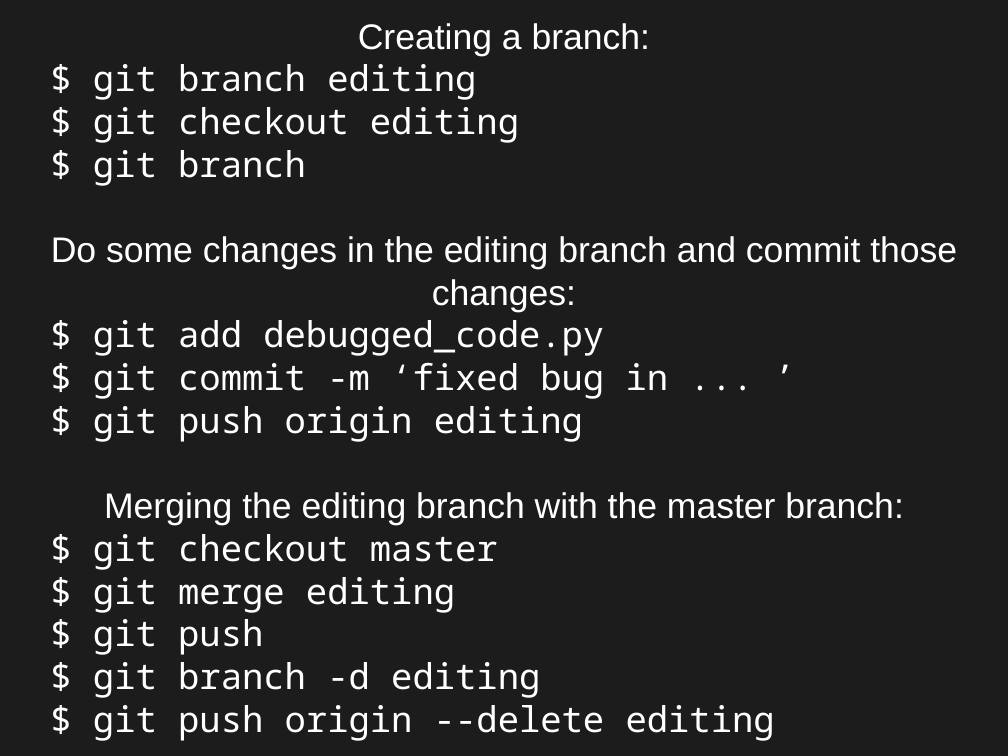
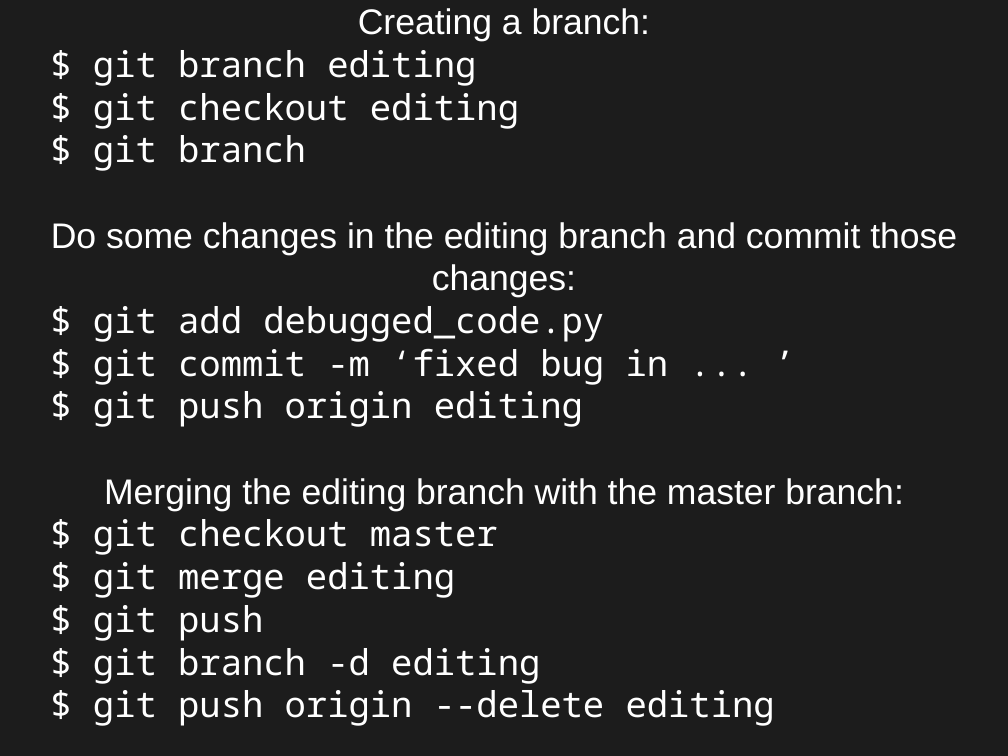
Before and after one commit to jngaravitoc/github_hands_on, a slide deck: slide 19 of git.odp. Drawn at 1008x756 pixels with LibreOffice and Linux fonts; fonts in the diff are those of the drawing. Boxes give left, top, right and bottom in pixels: in the first picture for what was removed or moved away, otherwise in the second. Text is boxed around its words. In the diff, an @@ line names an element or a change of style, - is before the commit and + after.

Commit message:
mergetool + winwdows installation link

```diff
--- a/git.odp
+++ b/git.odp
@@ subtitle "Creating a branch:": place and size @@
-subtitle "Creating a branch:" at bbox=[51, 23, 957, 741]
+subtitle "Creating a branch:" at bbox=[51, 8, 957, 726]
```
Also in this commit, not shown: 11 other slides changed, 1 slide added, 1 slide removed, 1 other file.
